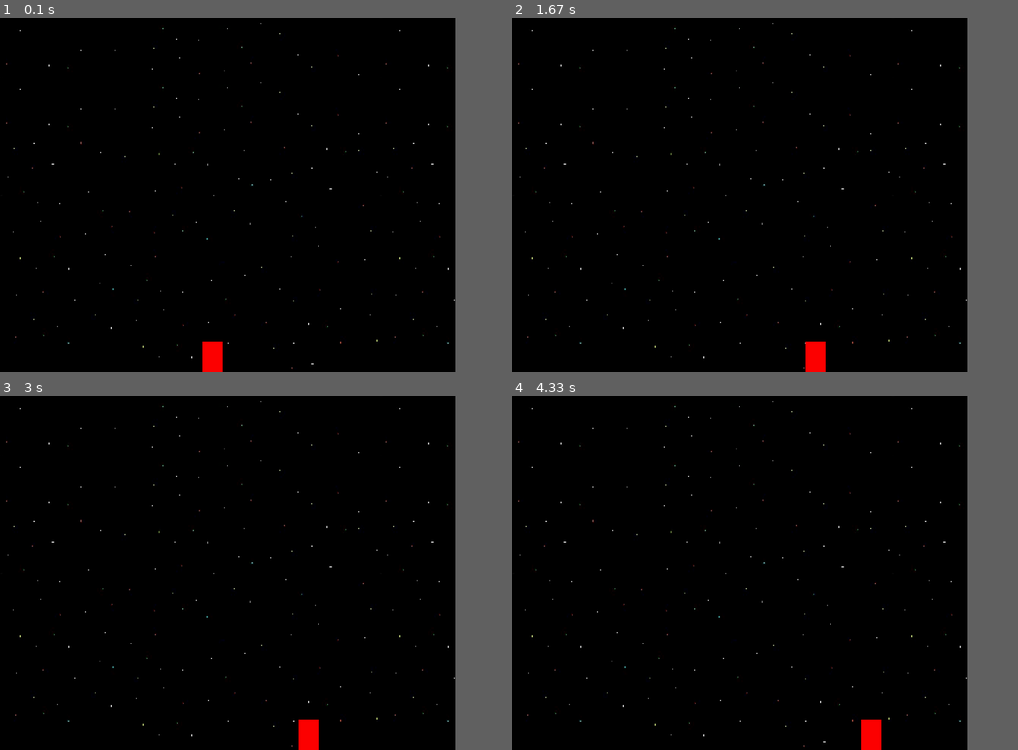
Above: before the commit, frames 1-4 (two rows, left to right).
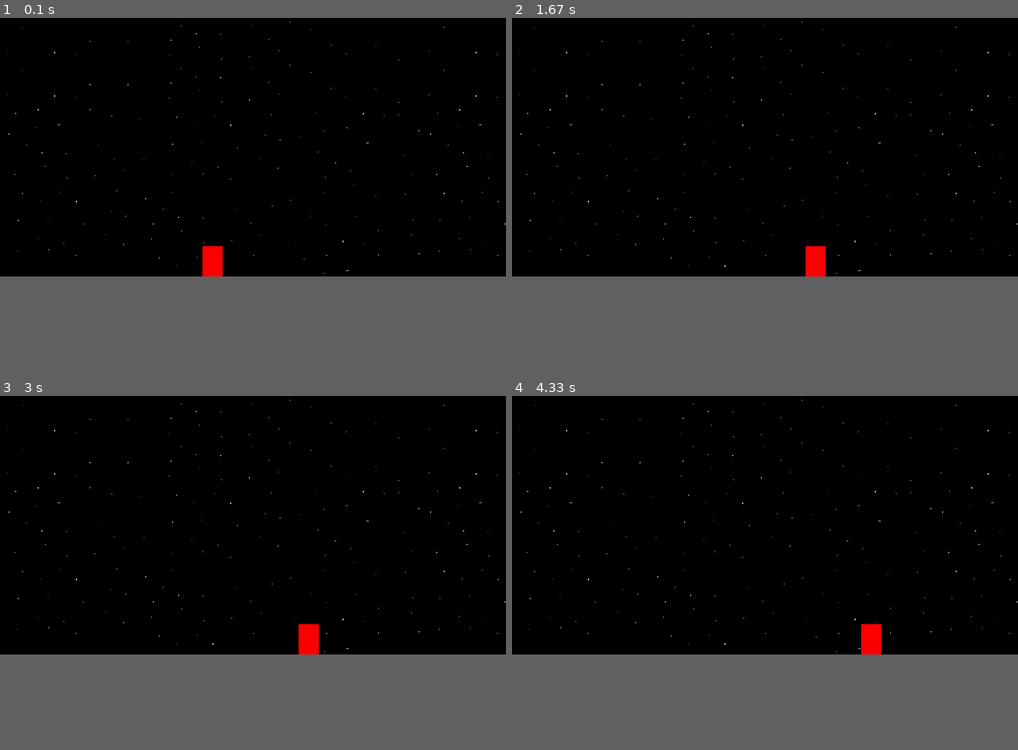
Above: after the commit, the same moments.

Repository: kristin-lina-todorova/Pomelo
Game: pygame game, started from base_code.py
Two runs of this game, one before a commit and one after it. Both use one fixed random seed, a clock stepped at 60 frames per second and the inputs below.
Inputs:
- Up to frame 1 (0.1 s): no input
- Up to frame 2 (1.67 s): hold Right 0.33-0.8 s; hold Right 0.83-1.3 s; hold Left from 1.33 s (still down)
- Up to frame 3 (3 s): release Left at 1.87 s; hold Left 1.9-2.3 s; hold Right 2.33-2.97 s
- Up to frame 4 (4.33 s): hold Left 3-3.47 s; hold Right 3.5-3.97 s; hold Right from 4 s (still down)
In our replay, the window is 810x630 before the commit and 900x460 after it. These sizes can differ from the game's own. Grey fills any space a smaller window leaves; there, only what the larger window draws over its background counts as a difference.

The runs differ from the first frame. In frame 1, 1.1% of the frame differs, in the area x 1-100%, y 1-100%; in frame 2, 1.1%; in frame 3, 1.1%; in frame 4, 1.1%.

Commit message:
Update base_code.py

Diff:
--- a/base_code.py
+++ b/base_code.py
@@ -2,8 +2,8 @@
 import time
 pygame.font.init()
 
-WIDTH = 900
-HEIGHT = 700
+WIDTH = 1000
+HEIGHT = 512
 
 PLAYER_WIDTH = 40
 PLAYER_HEIGHT = 60
